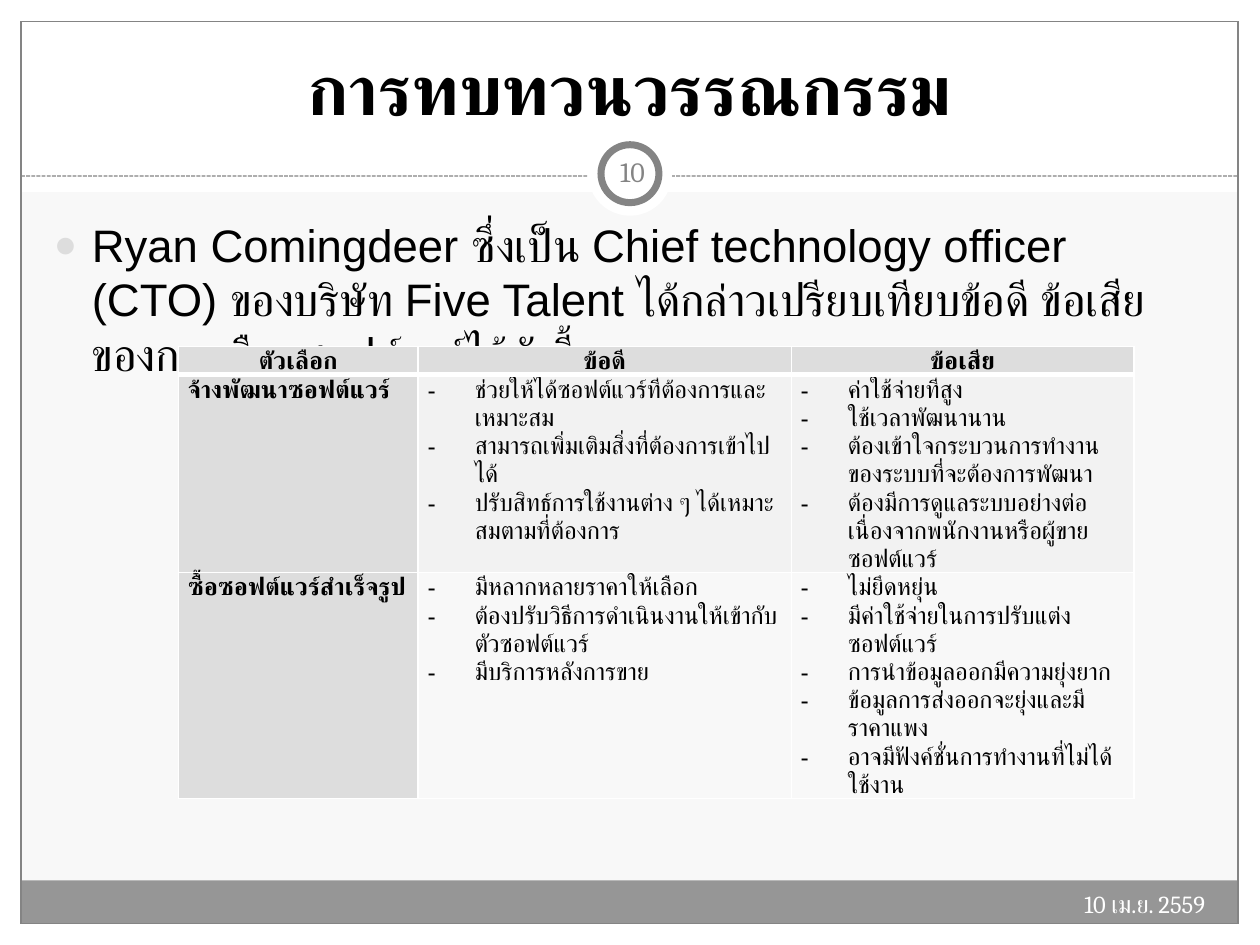
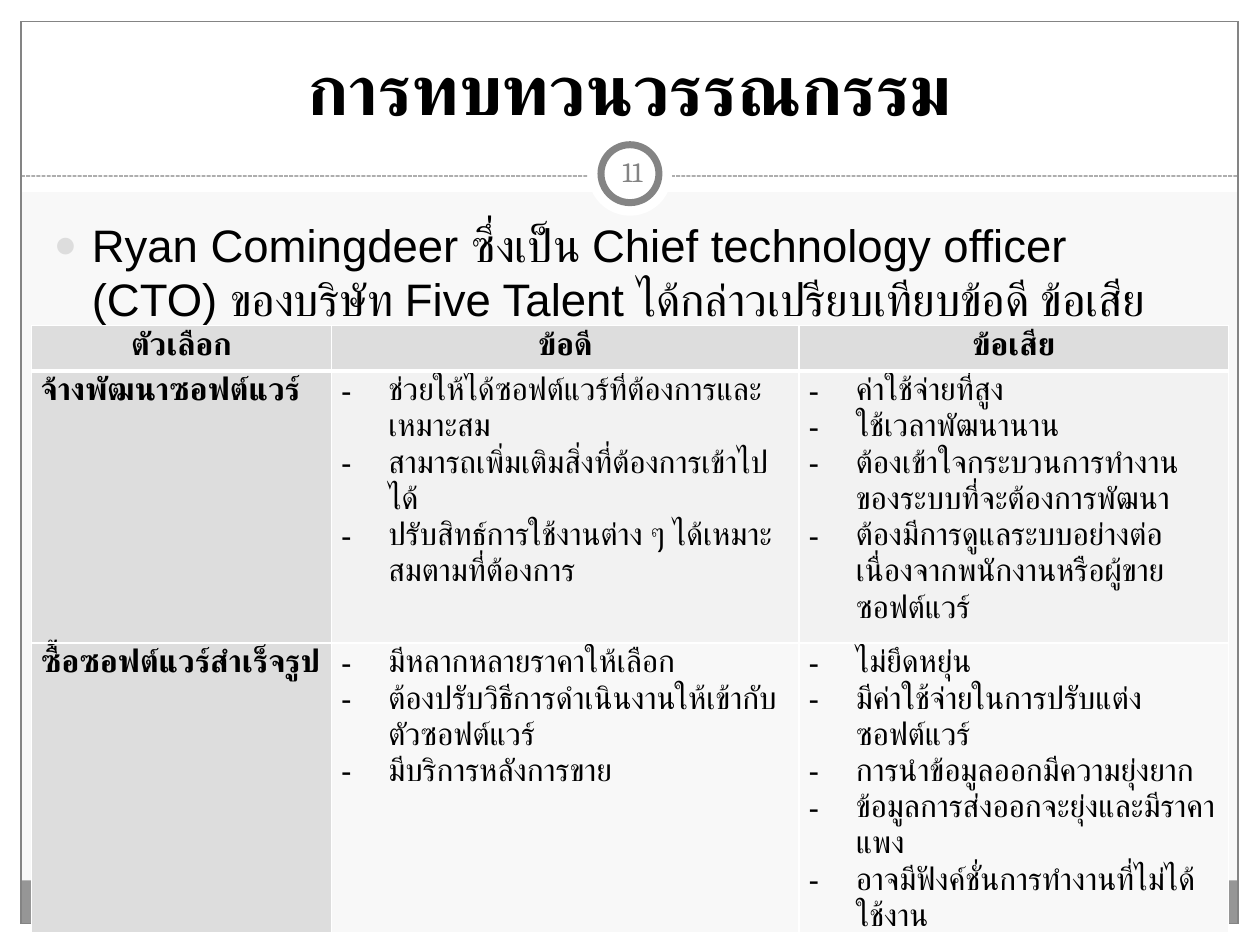
Before and after one commit to Tanandara/research, a slide deck: slide 11 of ฐานันดร์(โปรแกรมบัญชี RCIM)-Workshop (MBA).pptx (slide 10 before the commit). Drawn at 1260x945 pixels with LibreOffice and Linux fonts; fonts in the diff are those of the drawing. Boxes give left, top, right and bottom in pixels: in the first picture for what was removed or moved away, otherwise in the second. Text is boxed around its words. In the diff, an @@ line names an element or a change of style, - is before the commit and + after.

```diff
--- a/ฐานันดร์(โปรแกรมบัญชี RCIM)-Workshop (MBA).pptx
+++ b/ฐานันดร์(โปรแกรมบัญชี RCIM)-Workshop (MBA).pptx
@@ page number at (622, 163, 642, 182): text changed @@
-10
+11
@@ table at (32, 325, 1228, 931) @@
@@ size 14 to 18 pt, font Cambria to Arial @@
@@ table: place and size @@
-table at (179, 346, 1134, 797)
+table at (32, 325, 1228, 931)
@@ text removed at (1084, 896, 1205, 913) @@
-10 เม.ย. 2559
```
Also in this commit, not shown: 20 other slides changed, 1 slide added.
